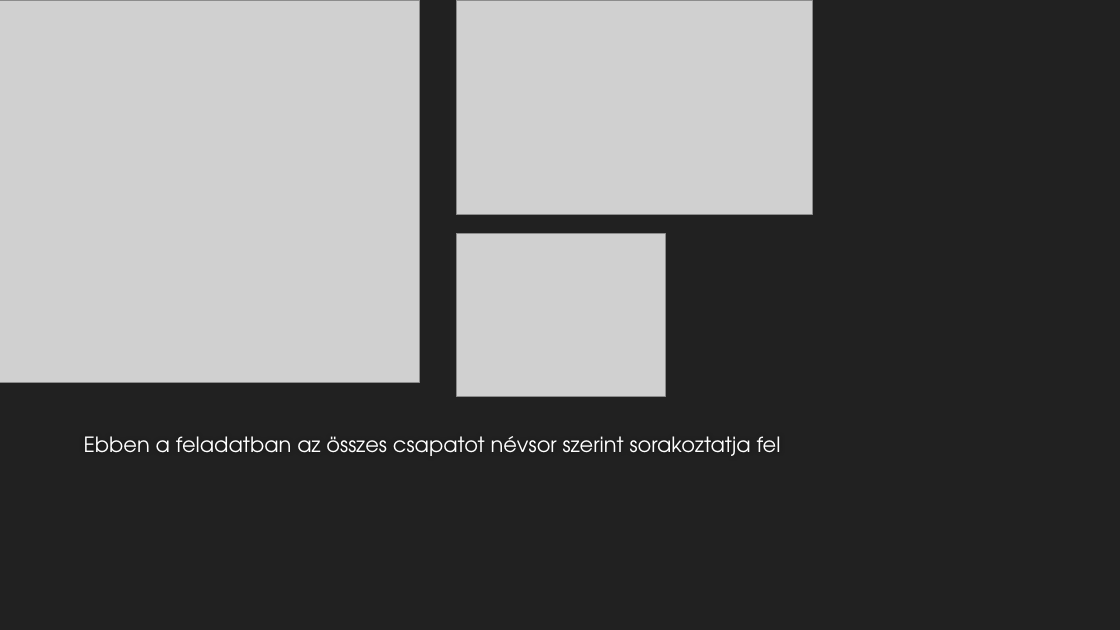
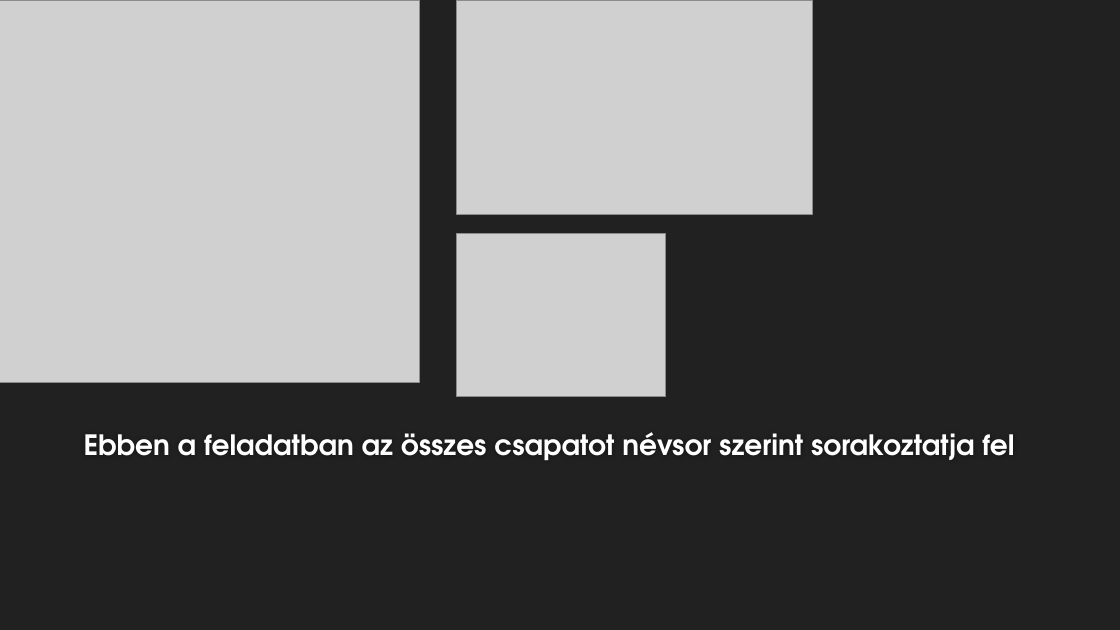
Before and after one commit to feherdorian/LinqProject, a slide deck: slide 3 of Előadás/Linq.ppt.pptx. Drawn at 1120x630 pixels with LibreOffice and Linux fonts; fonts in the diff are those of the drawing; grey boxes stand for pictures; background and template pictures are left out. Boxes give left, top, right and bottom in pixels: in the first picture for what was removed or moved away, otherwise in the second. Text is boxed around its words. In the diff, an @@ line names an element or a change of style, - is before the commit and + after.

```diff
--- a/Előadás/Linq.ppt.pptx
+++ b/Előadás/Linq.ppt.pptx
@@ text "Ebben a feladatban az összes ..." at (84, 432, 1014, 460): size 18 to 24 pt, bold on; more space between paragraphs @@
```
Also in this commit, not shown: 3 other slides changed.
